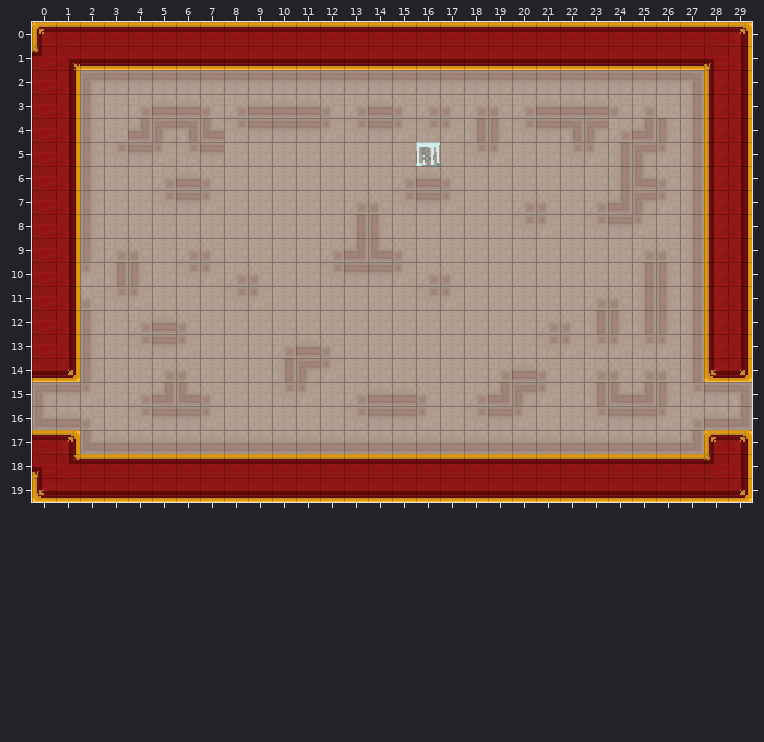
Tiled map -- Assets/maps/HubRooms/5 - Higher Class Rooms/E5 room.tmx. Above, as it was before the edit.
Cells are 16x16 px. Shown: x 0..29, y 0..19.
After:
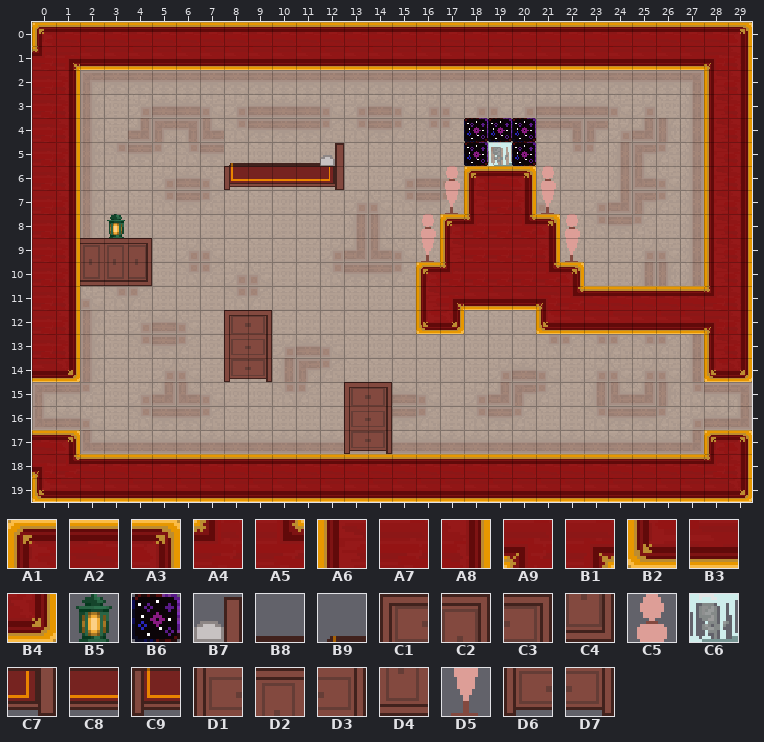
Key: from "Carpet": A1 0, A2 1, A3 2, A4 3, A5 4, A6 5, A7 6, A8 7, A9 8, B1 9, B2 10, B3 11, B4 12; from "PlaceholderSprites": B5 45, B6 61; from "decorative_props": B7 72 flipped left-right, B8 73 flipped left-right, B9 74 flipped left-right, C1 75, C2 75 turned 90, C3 76, C4 76 turned 90, C5 77, C6 84, C7 88 flipped left-right, C8 89 flipped left-right, C9 90 flipped left-right, D1 91, D2 91 turned 90, D3 92, D4 92 turned 90, D5 93, D6 107, D7 108.
__ is an empty cell.
Commit message: Final room to have something
Change:
{"where": "layer \"ground\""}
{"y":5,"x":8,"old":"__ __ __ __ __","new":"B9 B8 B8 B8 B7"}
{"y":6,"x":8,"old":"__ __ __ __ __","new":"C9 C8 C8 C8 C7"}
{"y":6,"x":17,"old":"__ __ __ __ __","new":"C5 A1 A2 A3 C5"}
{"y":7,"x":17,"old":"__ __ __ __ __","new":"D5 A6 A7 A8 D5"}
{"y":8,"x":3,"old":"__","new":"B5"}
{"y":8,"x":16,"old":"__ __ __ __ __ __ __","new":"C5 A1 A4 A7 A5 A3 C5"}
{"y":9,"x":2,"old":"__ __ __","new":"D2 D2 C2"}
{"y":9,"x":16,"old":"__ __ __ __ __ __ __","new":"D5 A6 A7 A7 A7 A8 D5"}
{"y":10,"x":2,"old":"__ __ __","new":"D4 D4 C4"}
{"y":10,"x":16,"old":"__ __ __ __ __ __ __","new":"A1 A4 A7 A7 A7 A5 A3"}
{"y":11,"x":16,"old":"__ __ __ __ __ __ __ __ __ __ __ __ A6","new":"A6 B1 B3 B3 B3 A9 A5 A2 A2 A2 A2 A2 A4"}
{"y":12,"x":8,"old":"__ __","new":"C1 C3"}
{"y":12,"x":16,"old":"__ __","new":"B2 B4"}
{"y":12,"x":21,"old":"__ __ __ __ __ __ __ A6","new":"B2 B3 B3 B3 B3 B3 B3 A9"}
{"y":13,"x":8,"old":"__ __","new":"D1 D3"}
{"y":14,"x":8,"old":"__ __","new":"D6 D7"}
{"y":15,"x":13,"old":"__ __","new":"C1 C3"}
{"y":16,"x":13,"old":"__ __","new":"D1 D3"}
{"y":17,"x":13,"old":"__ __","new":"D6 D7"}
{"where": "layer \"annotations (for game objects)\""}
{"y":4,"x":18,"old":"__ __ __","new":"B6 B6 B6"}
{"y":5,"x":16,"old":"C6","new":"__"}
{"y":5,"x":18,"old":"__ __ __","new":"B6 C6 B6"}
{"label":"changed","picture_box":[416,118,727,334]}
{"label":"added","picture_box":[224,143,344,190]}
{"label":"added","picture_box":[80,214,152,286]}
{"label":"added","picture_box":[224,310,272,382]}
{"label":"added","picture_box":[344,382,392,454]}
